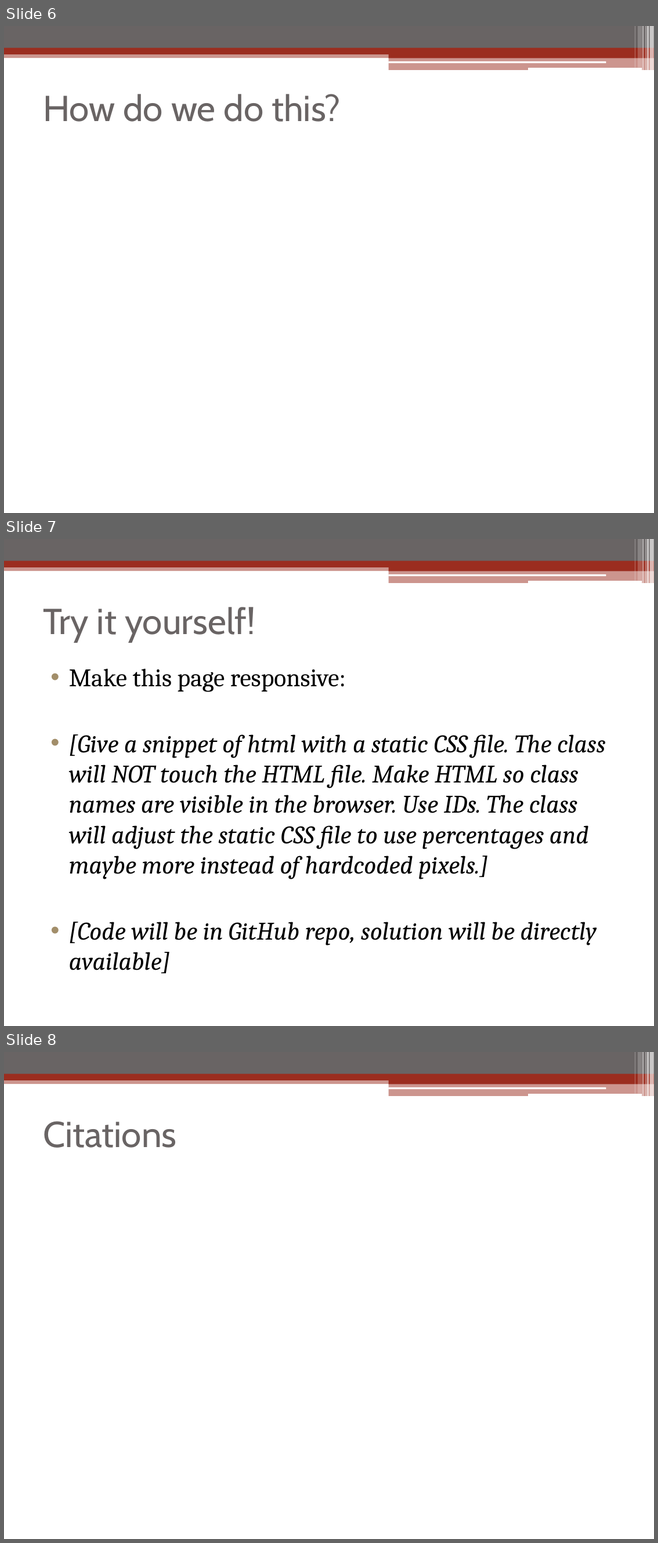
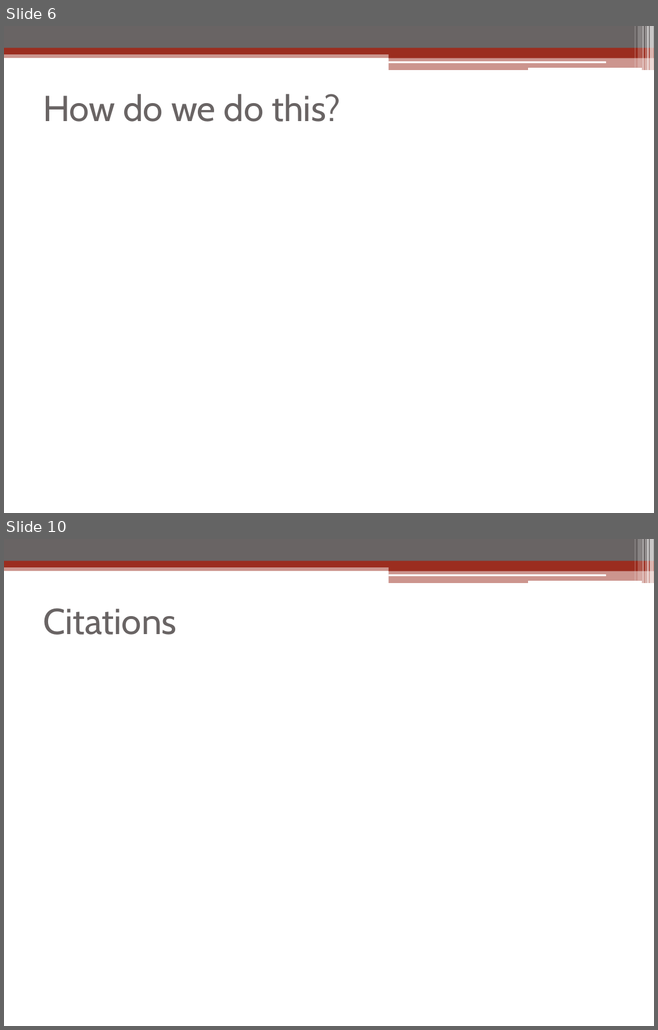
Before and after one commit to linuxbo/WriteDigTech, a slide deck: Workshop/Workshop_Sarah_Murto.pptx. Shown one above the other, each under a label of ours: slides 6, 7 and 8 before the commit, slides 6 and 10 after it; the slides between them are not shown. The pictures are 658x1543 and 658x1030 pixels, drawn with LibreOffice and Linux fonts; fonts in the diff are those of the drawing. Boxes give left, top, right and bottom in pixels: in the first picture for what was removed or moved away, otherwise in the second. Text is boxed around its words. In the diff, an @@ line names an element or a change of style, - is before the commit and + after.

Commit message:
Solution PP

```diff
--- a/Workshop/Workshop_Sarah_Murto.pptx
+++ b/Workshop/Workshop_Sarah_Murto.pptx
@@ slide 7 removed at [4, 539, 654, 1026], background #FFFFFF; not listed: 13 template elements that a slide beside it also shows @@
@@ title removed at [43, 607, 255, 643] @@
-Try it yourself!
@@ text removed at [69, 668, 605, 973] @@
-• Make this page responsive:
-• [Give a snippet of html with a static CSS file. The class will NOT touch the HTML file. Make HTML so class names are visible in the browser. Use IDs. The class will adjust the static CSS file to use percentages and maybe more instead of hardcoded pixels.]
-• [Code will be in GitHub repo, solution will be directly available]
@@ what was slide 8 is now slide 10 @@
```
Also in this commit, not shown: 3 slides added, 3 other files.
